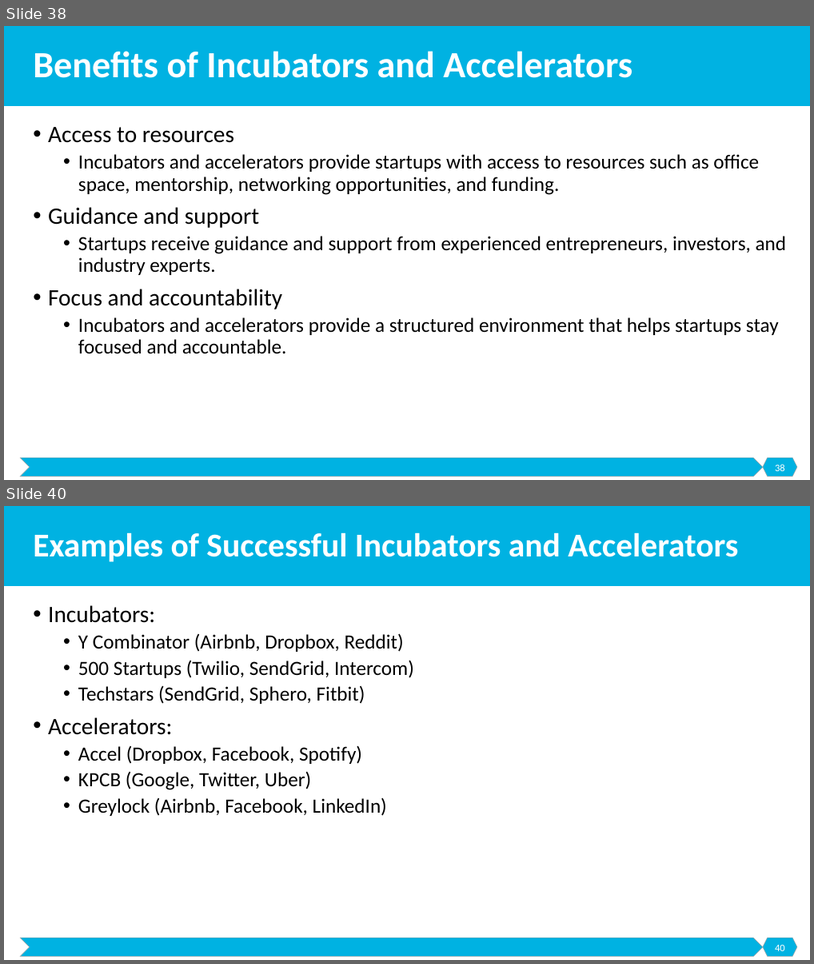
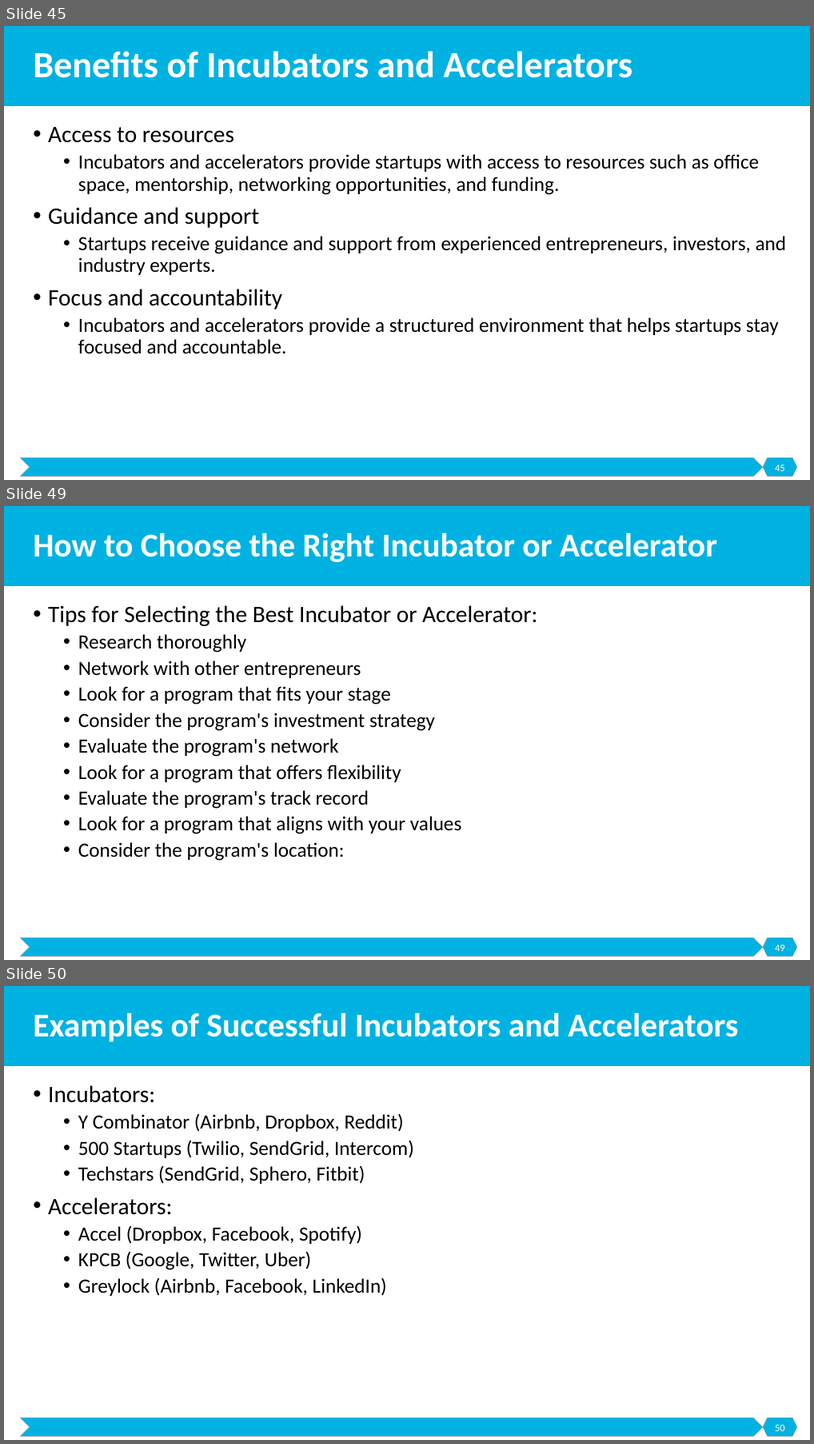
Before and after one commit to malenezi/malenezi, a slide deck: SE495/Lectures/5-Securing Funding/Securing Funding.pptx. Shown one above the other, each under a label of ours: slides 38 and 40 before the commit, slides 45, 49 and 50 after it; the slides between them are not shown. The pictures are 814x964 and 814x1444 pixels, drawn with LibreOffice and Linux fonts; fonts in the diff are those of the drawing. Boxes give left, top, right and bottom in pixels: in the first picture for what was removed or moved away, otherwise in the second. Text is boxed around its words. In the diff, an @@ line names an element or a change of style, - is before the commit and + after.

```diff
--- a/SE495/Lectures/5-Securing Funding/Securing Funding.pptx
+++ b/SE495/Lectures/5-Securing Funding/Securing Funding.pptx
@@ slide 49 added at (x1=4, y1=506, x2=810, y2=960), background #FFFFFF; not listed: 3 template elements that a slide beside it also shows @@
@@ title added at (x1=33, y1=532, x2=718, y2=562), 39.6 pt, text #FFFFFF, bold @@
+How to Choose the Right Incubator or Accelerator
@@ text added at (x1=48, y1=605, x2=538, y2=860), 24 pt, text #000000 @@
+• Tips for Selecting the Best Incubator or Accelerator:
+  • Research thoroughly
+  • Network with other entrepreneurs
+  • Look for a program that fits your stage
+  • Consider the program's investment strategy
+  • Evaluate the program's network
+  • Look for a program that offers flexibility
+  • Evaluate the program's track record
+  • Look for a program that aligns with your values
+  • Consider the program's location:
@@ page number added at (x1=775, y1=944, x2=786, y2=951), 12 pt, text #FFFFFF @@
+49
@@ what was slide 38 is now slide 45 @@
@@ page number at (x1=775, y1=464, x2=786, y2=471): text changed @@
-38
+45
@@ what was slide 40 is now slide 50 @@
@@ page number at (x1=775, y1=1424, x2=786, y2=1431): text changed @@
-40
+50
```
Also in this commit, not shown: 3 slides changed, 12 other slides added, 3 other files.
